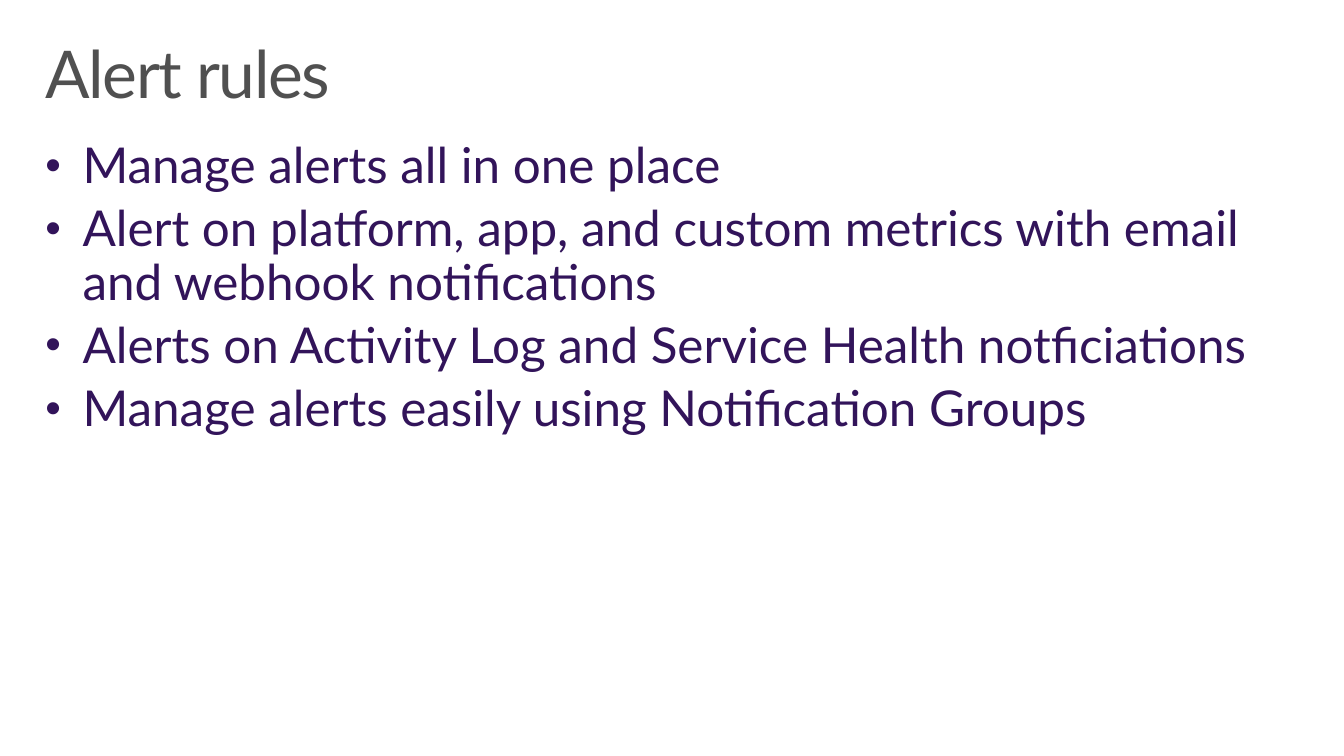
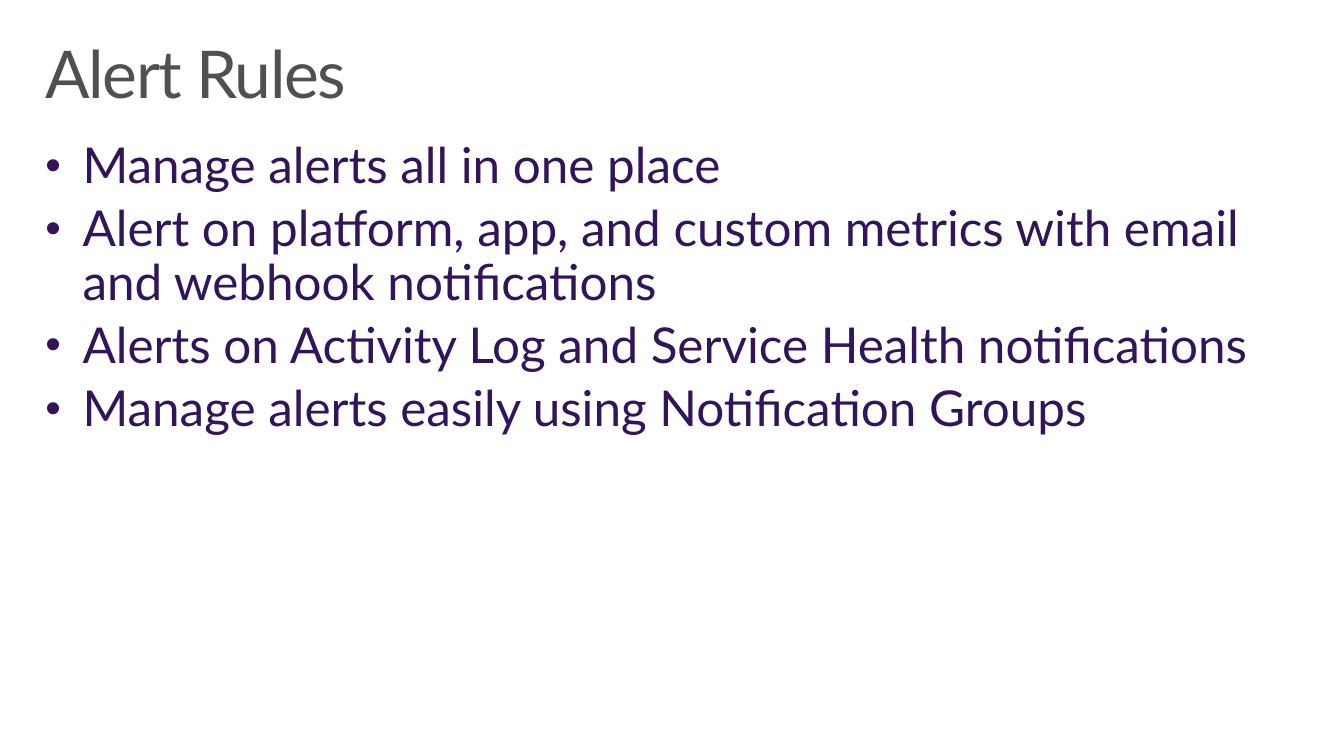
Before and after one commit to wely/DevCamp, a slide deck: slide 12 of Presentation/Module00-Monitoring.pptx. Drawn at 1344x756 pixels with LibreOffice and Linux fonts; fonts in the diff are those of the drawing; background and template pictures are left out. Boxes give left, top, right and bottom in pixels: in the first picture for what was removed or moved away, otherwise in the second. Text is boxed around its words. In the diff, an @@ line names an element or a change of style, - is before the commit and + after.

```diff
--- a/Presentation/Module00-Monitoring.pptx
+++ b/Presentation/Module00-Monitoring.pptx
@@ title at [45,49,346,99]: text changed @@
-Alert rules
+Alert Rules
@@ text at [83,326,1247,372]: text changed @@
-• Alerts on Activity Log and Service Health notficiations
+• Alerts on Activity Log and Service Health notifications
```
Also in this commit, not shown: 13 other slides changed, 2 slides added.
